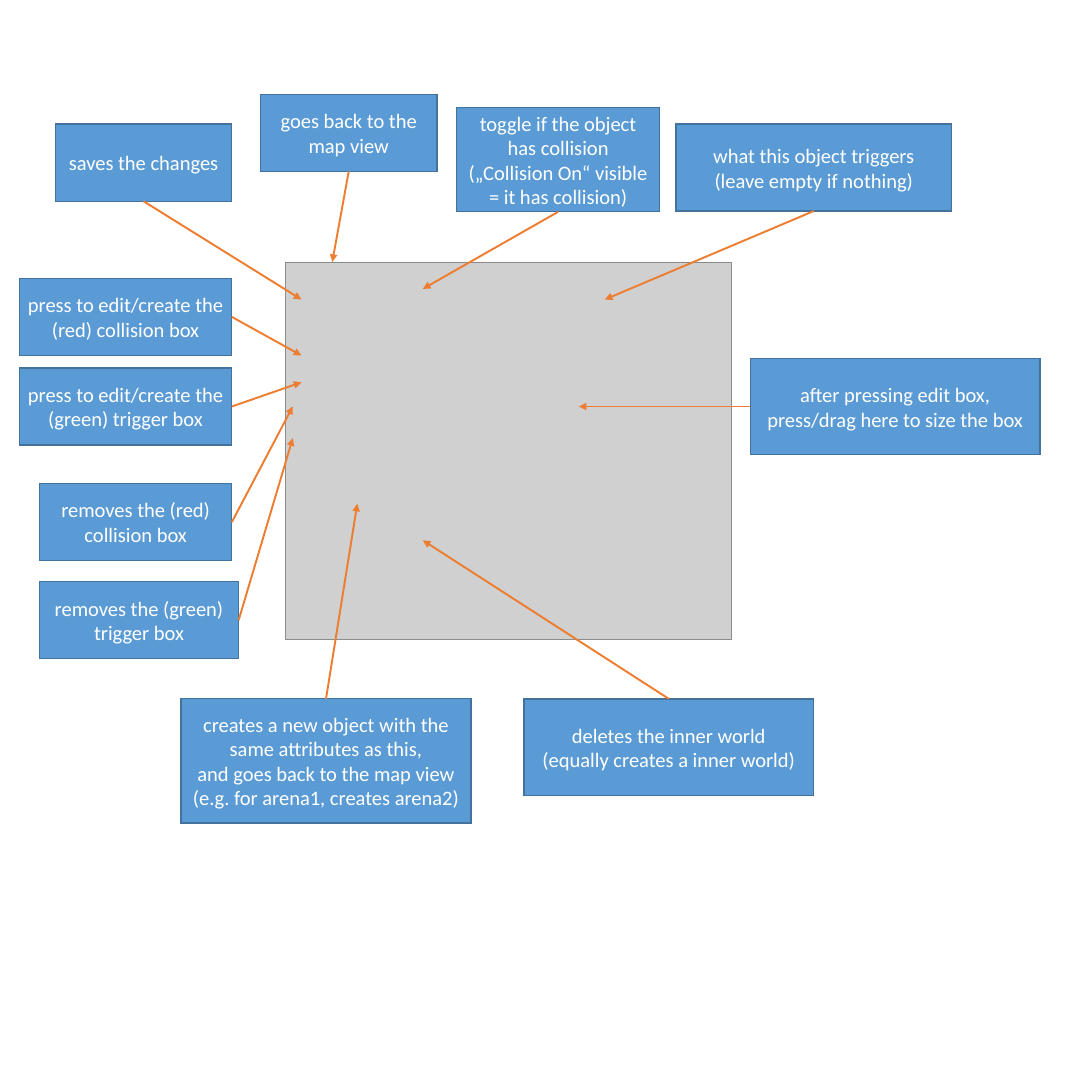
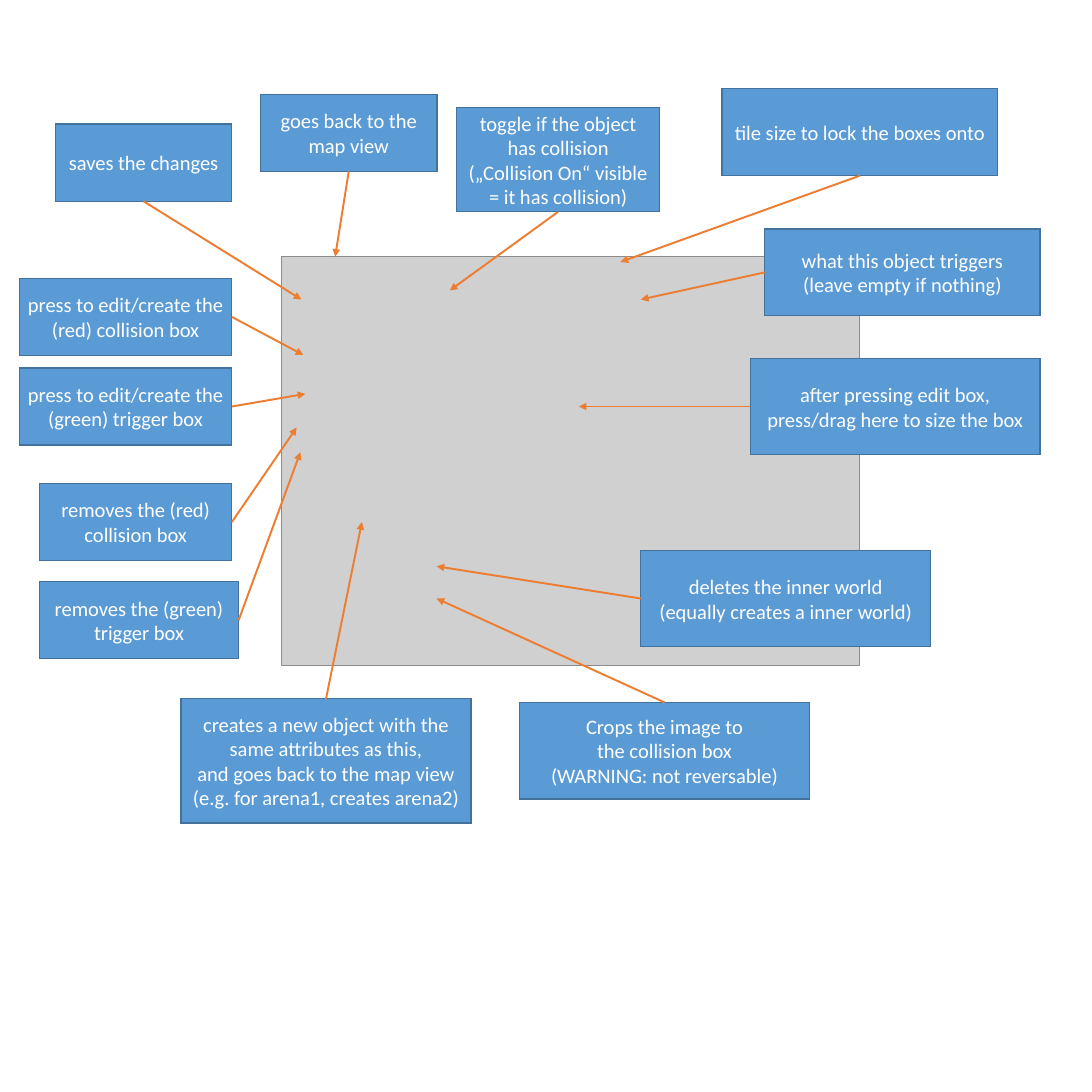
Before and after one commit to bwinf19/MapCreator, a slide deck: slide 3 of slides.pptx. Drawn at 1092x1092 pixels with LibreOffice and Linux fonts; fonts in the diff are those of the drawing; grey boxes stand for pictures. Boxes give left, top, right and bottom in pixels: in the first picture for what was removed or moved away, otherwise in the second. Text is boxed around its words. In the diff, an @@ line names an element or a change of style, - is before the commit and + after.

```diff
--- a/slides.pptx
+++ b/slides.pptx
@@ rectangle added at bbox=[722, 89, 998, 176], fill #5B9BD5, outline #43739E 1 pt, 15.9 pt, text #FFFFFF @@
+tile size to lock the boxes onto
@@ arrow moved from (349, 171) - (332, 262) to (349, 171) - (335, 257) @@
@@ arrow added from (860, 176) to (620, 262), #ED7D31 1.5 pt @@
@@ arrow moved from (558, 212) - (423, 288) to (558, 212) - (449, 290) @@
@@ rectangle "what this object triggers": place and size @@
-rectangle "what this object triggers" at bbox=[676, 124, 951, 211]
+rectangle "what this object triggers" at bbox=[765, 229, 1040, 316]
@@ picture: place and size @@
-picture at bbox=[286, 262, 732, 639]
+picture at bbox=[281, 257, 860, 666]
@@ arrow moved from (814, 211) - (605, 300) to (765, 273) - (641, 300) @@
@@ arrow moved from (232, 407) - (301, 383) to (232, 407) - (305, 394) @@
@@ arrow moved from (232, 522) - (293, 407) to (232, 522) - (297, 427) @@
@@ arrow moved from (239, 620) - (293, 438) to (239, 620) - (301, 452) @@
@@ arrow moved from (326, 699) - (357, 504) to (326, 699) - (362, 522) @@
@@ arrow moved from (669, 699) - (423, 540) to (641, 598) - (436, 566) @@
@@ rectangle "deletes the inner world": place and size @@
-rectangle "deletes the inner world" at bbox=[524, 699, 815, 796]
+rectangle "deletes the inner world" at bbox=[641, 550, 931, 647]
@@ arrow added from (665, 703) to (436, 598), #ED7D31 1.5 pt @@
@@ rectangle added at bbox=[520, 703, 810, 800], fill #5B9BD5, outline #43739E 1 pt, 15.9 pt, text #FFFFFF @@
+Crops the image to
+the collision box
+(WARNING: not reversable)
```
Also in this commit, not shown: 1 other file.
